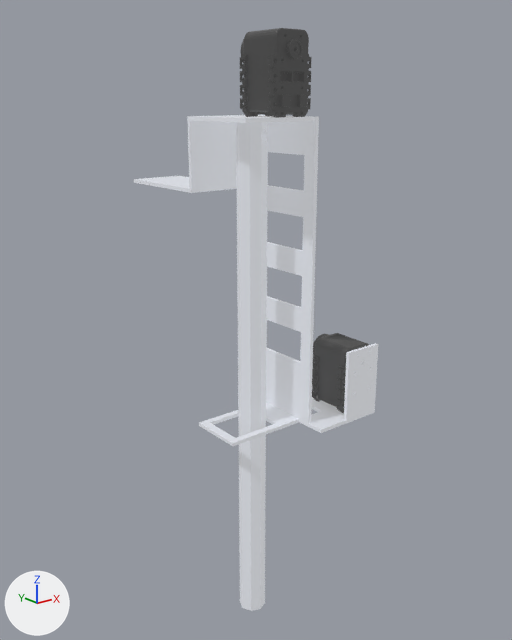
The COLLADA model pandora_robots_description/meshes/gears/visual/linear/elevator/linear_elevator_link.dae: old version first, new version second.
Before and after are seen from a 50 mm lens placed at (-0.29, -0.367, 0.378), pointed at (0.029, 0.032, 0.219). The lights are fixed; the arrows at lower left show +X, +Y and +Z. Vertices at the same position are counted once.

The scene before the commit, as lines of its bpy script (objects in view):
```python
me_base_link_008 = bpy.data.meshes.new('base link.008')
me_base_link_008.from_pydata(...)  # 22682 vertices, 45964 faces; spans x -0.032..0.083, y -0.043..0.106, z 0.0..0.417
# faces by material slot: [44972, 992]
me_base_link_008.materials.append(mat_plastic_black)  # black #1d1d1d
me_base_link_008.materials.append(mat_aluminium)  # grey #adb2bd
ob_linear_elevator_link = bpy.data.objects.new('linear_elevator_link', me_base_link_008)
ob_linear_elevator_link.location = (0.0, 0.0, 0.0)
```
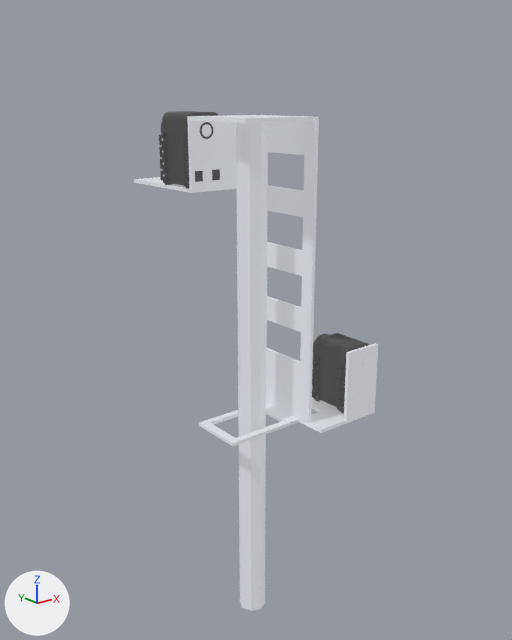
Scene script edits in JSON lines:
```json
{"block": "me_base_link_008", "where": "# used by ob_linear_elevator_link; location = (0.0, 0.0, 0.0)"}
{"op": "remove", "block": "me_base_link_008", "code": "me_base_link_008.from_pydata(...)  # 22682 vertices, 45964 faces; spans x -0.032..0.083, y -0.043..0.106, z 0.0..0.417"}
{"op": "add", "block": "me_base_link_008", "code": "me_base_link_008.from_pydata(...)  # 22686 vertices, 45973 faces; spans x -0.032..0.083, y -0.043..0.106, z 0.0..0.369"}
{"block": "me_base_link_008", "change": "me_base_link_008 part 1: the loose piece of 3037 vertices spanning x -0.008..0.024, y -0.033..0.005, z 0.367..0.417 is moved by (-0.022, 0.061, -0.048)"}
{"block": "me_base_link_008", "change": "me_base_link_008 part 2: the loose piece of 602 vertices spanning x -0.003..0.019, y 0.001..0.007, z 0.395..0.417 is moved by (-0.022, 0.061, -0.048)"}
{"block": "me_base_link_008", "change": "me_base_link_008 part 3"}
{"block": "me_base_link_008", "change": "7 faces are deleted"}
{"block": "me_base_link_008", "change": "4 vertices are added at (0.017, -0.015, 0.157), (0.017, 0.015, 0.157), (0.017, 0.015, 0.154), (0.017, -0.015, 0.154)"}
{"block": "me_base_link_008", "change": "16 new faces join them, mat_aluminium (grey #adb2bd)"}
```

Boxes [x1, y1, x2, y2] around the edits, measured in the pictures (512 x 640 px; the box of a moved part takes in the faces that stretch with it):
```json
{"object": "linear_elevator_link", "change": "reshaped", "before": [134, 28, 378, 611], "after": [134, 111, 378, 611]}
{"part": 1, "of": "me_base_link_008", "change": "moved or reshaped", "before": [240, 28, 312, 118], "after": [159, 111, 220, 189]}
{"part": 2, "of": "me_base_link_008", "change": "moved or reshaped", "before": [240, 42, 244, 57], "after": [161, 122, 163, 132]}
{"part": 3, "of": "me_base_link_008", "change": "built on", "before": [266, 403, 298, 424], "after": [266, 403, 298, 423]}
```
